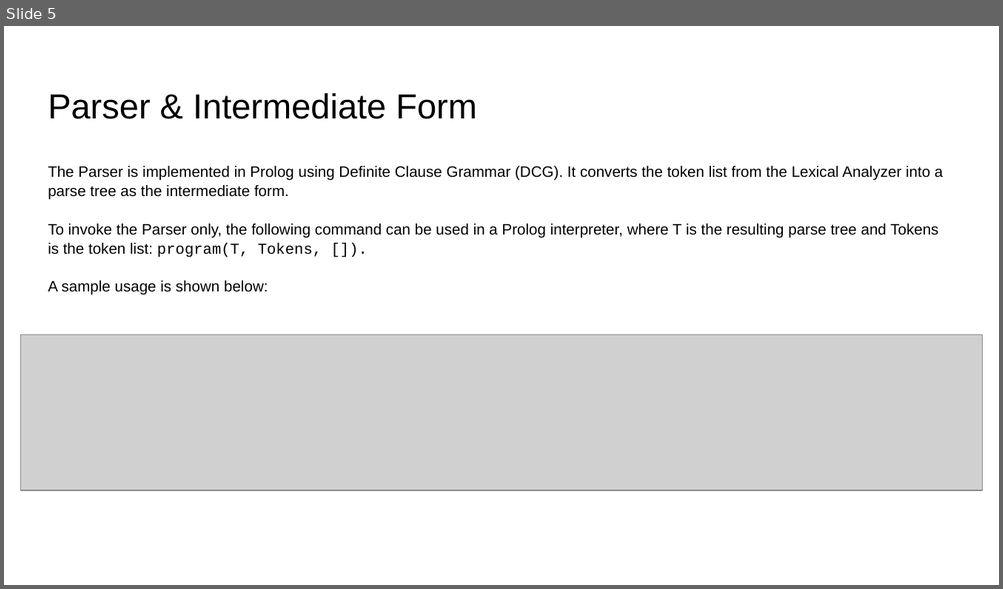
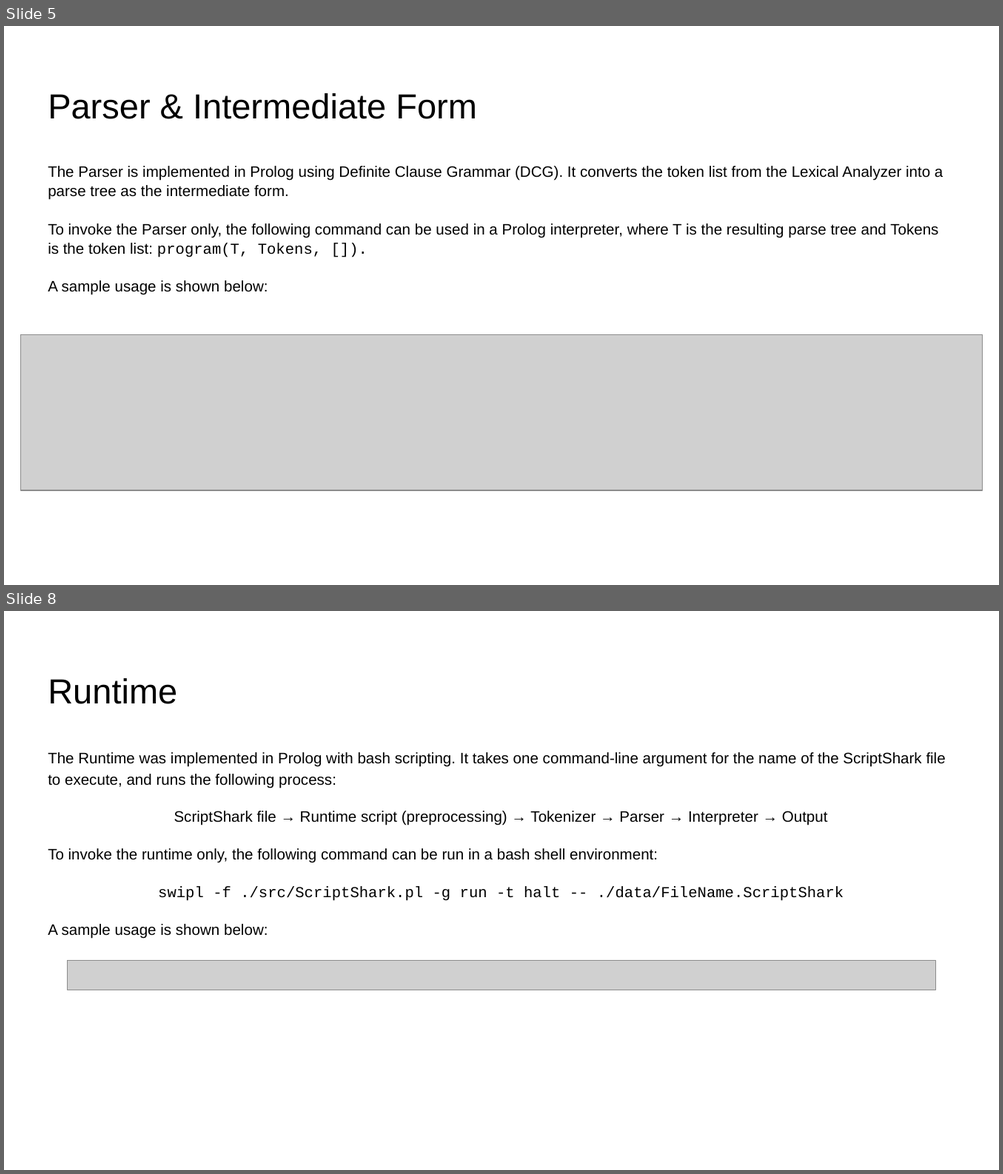
Before and after one commit to angelaczh/SER502-ScriptShark-Team13, a slide deck: doc/Documentation.pptx. Shown one above the other, each under a label of ours: slide 5 before the commit, slides 5 and 8 after it; the slides between them are not shown. The pictures are 1003x589 and 1003x1174 pixels, drawn with LibreOffice and Linux fonts; fonts in the diff are those of the drawing; grey boxes stand for pictures. Boxes give left, top, right and bottom in pixels: in the first picture for what was removed or moved away, otherwise in the second. Text is boxed around its words. In the diff, an @@ line names an element or a change of style, - is before the commit and + after.

```diff
--- a/doc/Documentation.pptx
+++ b/doc/Documentation.pptx
@@ slide 8 added at (4,611,999,1170), background #FFFFFF @@
@@ title added at (48,678,177,704), 25.2 pt, text #000000 @@
+Runtime
@@ text added at (48,752,945,938), 11 pt, text #000000 @@
+The Runtime was implemented in Prolog with bash scripting. It takes one command-line argument for the name of the ScriptShark file to execute, and runs the following process:
+ScriptShark file → Runtime script (preprocessing) → Tokenizer → Parser → Interpreter → Output
+To invoke the runtime only, the following command can be run in a bash shell environment:
+swipl -f ./src/ScriptShark.pl -g run -t halt -- ./data/FileName.ScriptShark
+A sample usage is shown below:
@@ picture added at (68,961,936,991) @@
```
Also in this commit, not shown: 1 slide changed, 8 other slides added, 3 slides removed.
